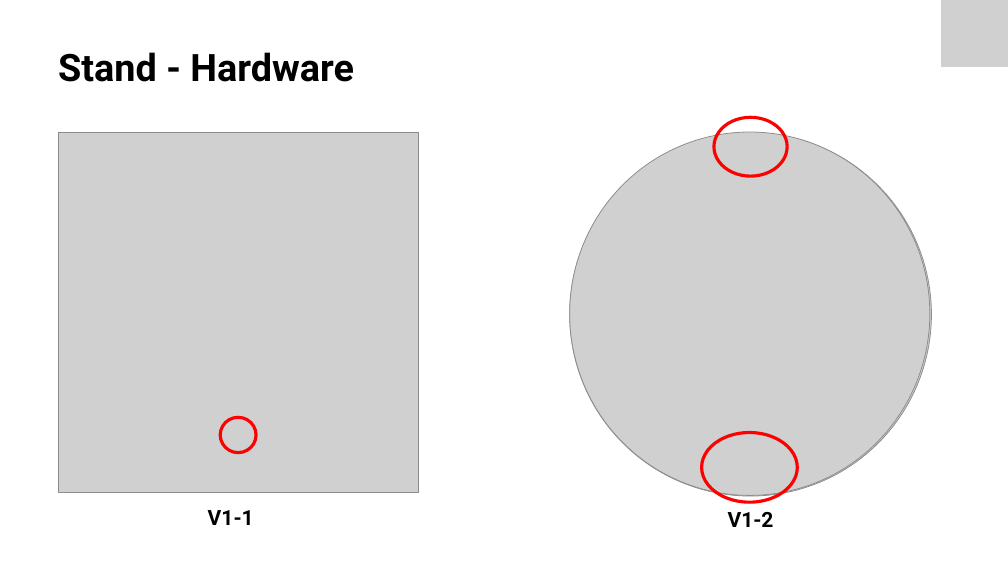
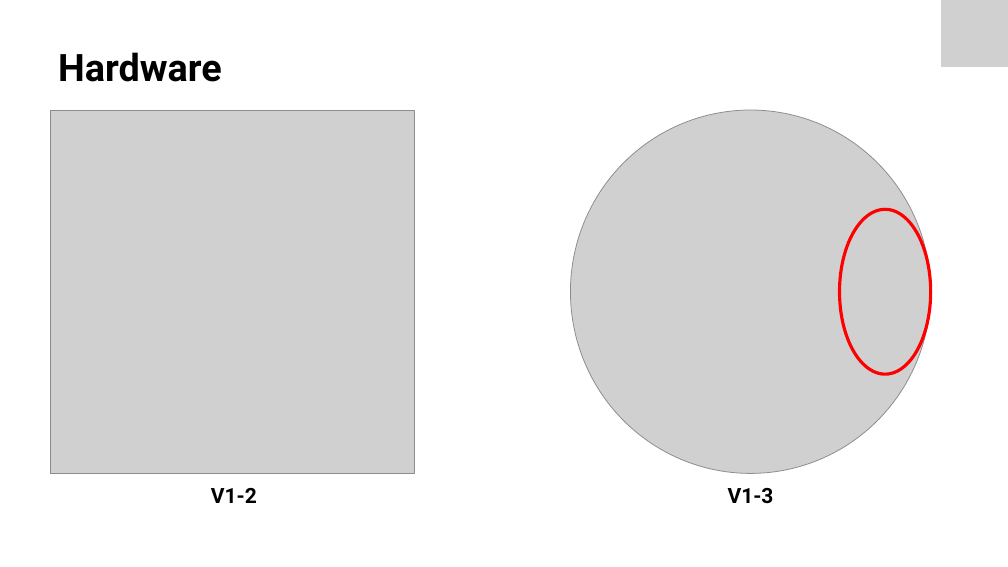
Before and after one commit to Froster2406/BAT2024, a slide deck: slide 11 of Dokumentation/presentation/BAT-EIT-FS24-Präs-Nicora-1507146.pptx (slide 10 before the commit). Drawn at 1008x567 pixels with LibreOffice and Linux fonts; fonts in the diff are those of the drawing; grey boxes stand for pictures. Boxes give left, top, right and bottom in pixels: in the first picture for what was removed or moved away, otherwise in the second. Text is boxed around its words. In the diff, an @@ line names an element or a change of style, - is before the commit and + after.

Commit message:
Updated presentation

```diff
--- a/Dokumentation/presentation/BAT-EIT-FS24-Präs-Nicora-1507146.pptx
+++ b/Dokumentation/presentation/BAT-EIT-FS24-Präs-Nicora-1507146.pptx
@@ title at <box>58,52,222,82</box>: text changed @@
-Stand - Hardware
+Hardware
@@ picture: place and size @@
-picture at <box>58,132,418,492</box>
+picture at <box>51,110,414,474</box>
@@ picture: place and size @@
-picture at <box>570,132,930,496</box>
+picture at <box>571,110,931,474</box>
@@ ellipse removed at <box>714,117,787,176</box> @@
@@ picture removed at <box>570,133,932,497</box> @@
@@ ellipse added at <box>839,209,931,374</box>, outline #FF0000 3 pt @@
@@ ellipse removed at <box>220,417,256,453</box> @@
@@ ellipse removed at <box>702,433,798,502</box> @@
@@ text "V1-2": place and size @@
-text "V1-2" at <box>728,512,774,527</box>
+text "V1-2" at <box>211,488,257,503</box>
@@ text added at <box>728,488,774,504</box>, 20 pt, text #000000, bold @@
+V1-3
@@ text removed at <box>208,510,254,525</box> @@
-V1-1
```
Also in this commit, not shown: 7 other slides changed, 4 slides added, 2 slides removed, 5 other files.
